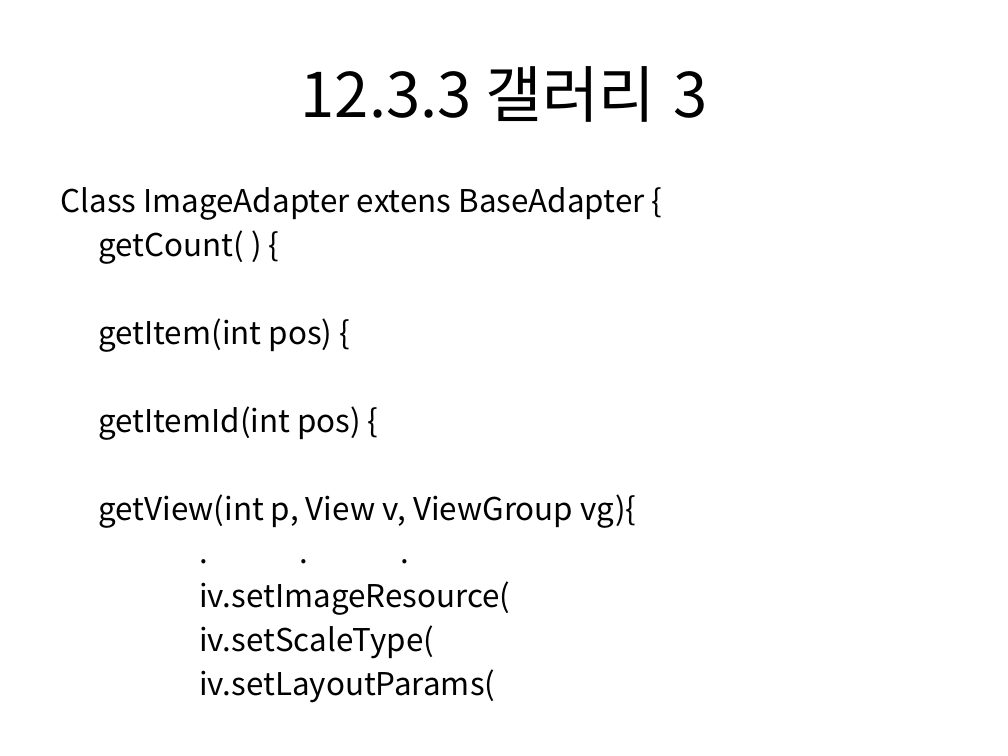
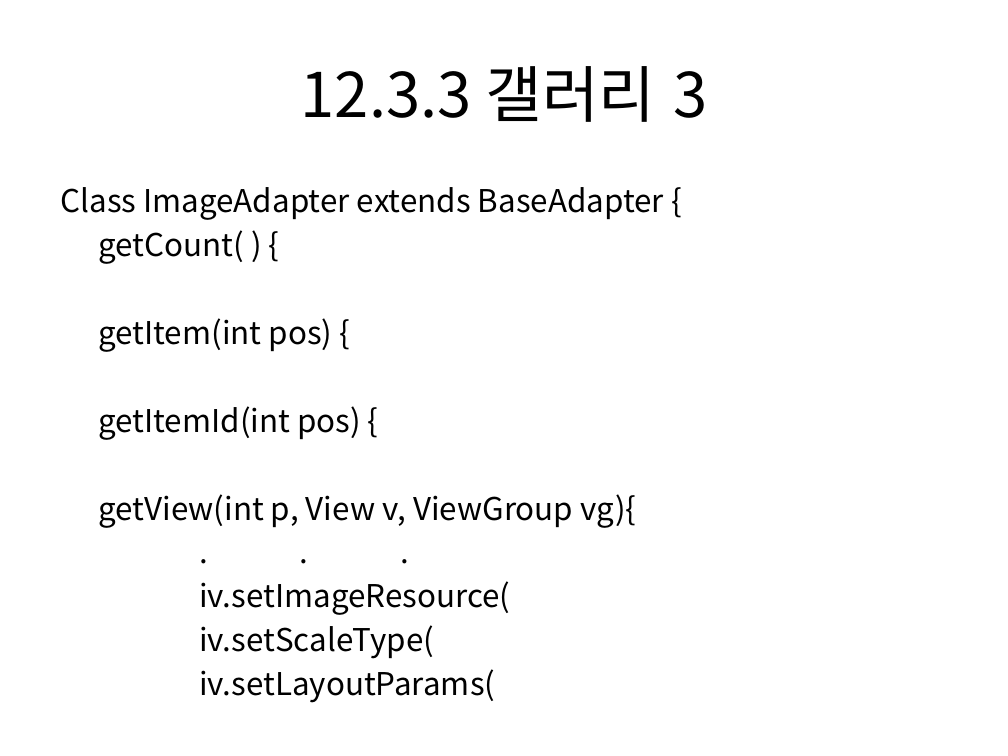
Before and after one commit to dummyFirst/NHK_Japanese, a slide deck: slide 23 of Android/안드로이드 프로그래밍 정복/Chapter12 어댑터뷰.pptx. Drawn at 1008x756 pixels with LibreOffice and Linux fonts; fonts in the diff are those of the drawing. Boxes give left, top, right and bottom in pixels: in the first picture for what was removed or moved away, otherwise in the second. Text is boxed around its words. In the diff, an @@ line names an element or a change of style, - is before the commit and + after.

```diff
--- a/Android/안드로이드 프로그래밍 정복/Chapter12 어댑터뷰.pptx
+++ b/Android/안드로이드 프로그래밍 정복/Chapter12 어댑터뷰.pptx
@@ text at [60,187,664,220]: text changed @@
-Class ImageAdapter extens BaseAdapter {
+Class ImageAdapter extends BaseAdapter {
```
Also in this commit, not shown: 3 other slides changed.
